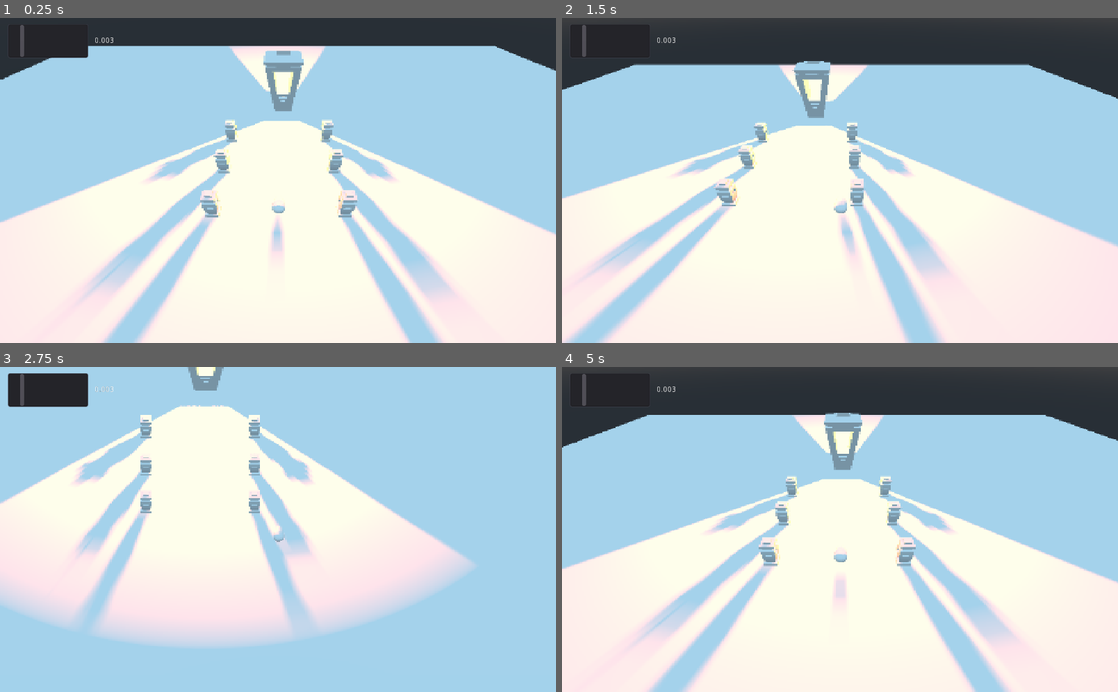
Above: before the commit, frames 1-4 (two rows, left to right).
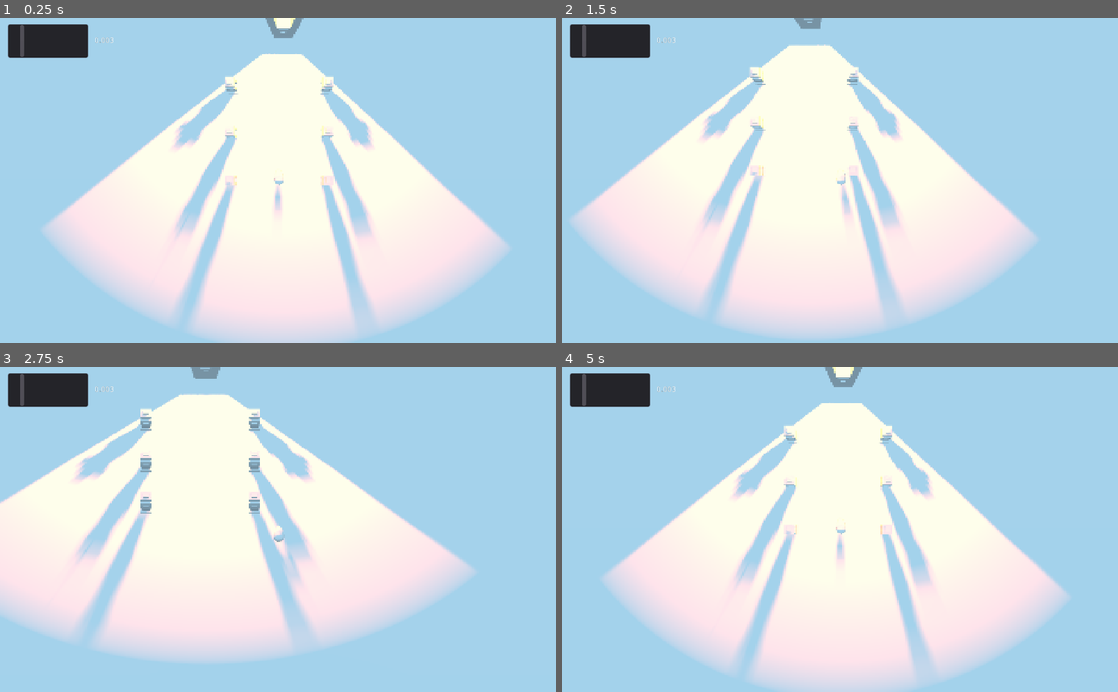
Above: after the commit, the same moments.

Repository: EpEpDragon/Project-Almond
Game: Godot game, scene res://Scenes/Spatial.tscn
Same seed, same stepped clock (60 frames per second), same inputs: the game is played once before the commit and once after it.
Inputs:
- Up to frame 1 (0.25 s): no input
- Up to frame 2 (1.5 s): hold D (right) 0.53-1.28 s; tap C (change_camera) at 0.6, 1.35 s; hold S (backward) from 1.28 s (still down)
- Up to frame 3 (2.75 s): release S (backward) at 2.03 s; hold D (right) from 2.03 s (still down); tap C (change_camera) at 2.1 s
- Up to frame 4 (5 s): release D (right) at 2.78 s; hold W (forward) 2.78-3.53 s; tap C (change_camera) at 2.85, 3.6, 4.35 s; hold A (left) from 3.53 s (still down)

The runs differ from the first frame. In frame 1, 45% of the frame differs, in the area x 0-100%, y 0-100%; in frame 2, 50%; in frame 3, 9.3%; in frame 4, 50%.

Commit message:
Daft fix 1.0
1. Almond rolling.
2. Code clean.
3. Camera adjust.

Diff:
--- a/Pixelatorifier/Pixel_Canvas_Setup.gd
+++ b/Pixelatorifier/Pixel_Canvas_Setup.gd
@@ -10,5 +10,4 @@
 	margin_bottom = get_viewport_rect().size.y
 
 	pixel_clamp = get_child(0).value
-	print(pixel_clamp)
 	self.get_material().set_shader_param("pixel_clamp", pixel_clamp)
--- a/Scenes/Spatial.tscn
+++ b/Scenes/Spatial.tscn
@@ -1,19 +1,12 @@
 [gd_scene load_steps=13 format=2]
 
-[ext_resource path="res://Meshes/World/Monolith_large.obj" type="ArrayMesh" id=1]
-[ext_resource path="res://Scripts/Alm_bearer.gd" type="Script" id=2]
-[ext_resource path="res://Meshes/Player/Alm_bearer.obj" type="ArrayMesh" id=3]
+[ext_resource path="res://Scripts/Alm_bearer.gd" type="Script" id=1]
+[ext_resource path="res://Meshes/Player/Alm_bearer.obj" type="ArrayMesh" id=2]
+[ext_resource path="res://Meshes/World/Monolith_large.obj" type="ArrayMesh" id=3]
 [ext_resource path="res://Meshes/World/Monolith_small.obj" type="ArrayMesh" id=4]
 [ext_resource path="res://Pixelatorifier/Pixel_Material.tres" type="Material" id=5]
 [ext_resource path="res://Pixelatorifier/Pixel_Canvas_Setup.gd" type="Script" id=6]
 [ext_resource path="res://Scripts/Label.gd" type="Script" id=7]
-
-
-
-
-
-
-
 
 [sub_resource type="CapsuleShape" id=1]
 height = 1.36605
@@ -36,12 +29,41 @@
 
 [node name="Spatial" type="Spatial"]
 
-[node name="Monolith1" type="MeshInstance" parent="."]
-transform = Transform( 2, 2.62268e-007, 1.74846e-007, -2.62268e-007, 2, 8.74228e-008, -1.74846e-007, -8.74228e-008, 2, 0.987381, 0.999999, -32.7075 )
-mesh = ExtResource( 1 )
+[node name="Player" type="RigidBody" parent="."]
+transform = Transform( 1, 0, 0, 0, 1, 0, 0, 0, 1, 0, 1.04993, 0 )
+axis_lock_angular_x = true
+axis_lock_angular_y = true
+axis_lock_angular_z = true
+script = ExtResource( 1 )
+
+[node name="Orthogonal" type="Camera" parent="Player"]
+transform = Transform( 1, 0, 0, 0, 0.642788, 0.766044, 0, -0.766044, 0.642788, 0, 41.0974, 32.6239 )
+projection = 1
+current = true
+size = 60.0
+far = 947.1
+
+[node name="Perspective" type="Camera" parent="Player"]
+transform = Transform( 1, 0, 0, 0, -4.37114e-008, 1, 0, -1, -4.37114e-008, 0, 50, 0 )
+current = true
+far = 256.7
+
+[node name="CollisionShape" type="CollisionShape" parent="Player"]
+transform = Transform( 1, 0, 0, 0, 0.784921, 0, 0, 0, 1.00974, 0, -0.160047, -0.714077 )
+shape = SubResource( 1 )
+
+[node name="Alm_bearer" type="MeshInstance" parent="Player"]
+transform = Transform( 1.91069e-015, -4.37114e-008, 1, -1, -4.37114e-008, 0, 4.37114e-008, -1, -4.37114e-008, 0, 0, 0 )
+mesh = ExtResource( 2 )
 material/0 = null
 
-[node name="OmniLight" type="OmniLight" parent="Monolith1"]
+[node name="Light Well" type="MeshInstance" parent="."]
+editor/display_folded = true
+transform = Transform( 2, 2.62268e-007, 1.74846e-007, -2.62268e-007, 2, 8.74228e-008, -1.74846e-007, -8.74228e-008, 2, 0.987381, 0.999999, -32.7075 )
+mesh = ExtResource( 3 )
+material/0 = null
+
+[node name="OmniLight" type="OmniLight" parent="Light Well"]
 transform = Transform( 0.5, -6.55671e-008, -4.37114e-008, 6.55671e-008, 0.5, -2.18557e-008, 4.37114e-008, 2.18557e-008, 0.5, 0.072524, 3.52102, 0.864174 )
 light_color = Color( 1, 0.494118, 0, 1 )
 light_energy = 16.0
@@ -50,31 +72,6 @@
 omni_range = 68.8
 omni_attenuation = 0.574348
 omni_shadow_mode = 0
-
-[node name="RigidBody" type="RigidBody" parent="."]
-transform = Transform( 1, 0, 0, 0, 1, 0, 0, 0, 1, 0, 1.04993, 0 )
-script = ExtResource( 2 )
-
-[node name="Orthogonal" type="Camera" parent="RigidBody"]
-transform = Transform( 1, 0, 0, 0, 0.642788, 0.766044, 0, -0.766044, 0.642788, 0, 41.0974, 32.6239 )
-projection = 1
-current = true
-size = 60.0
-far = 947.1
-
-[node name="Perspective" type="Camera" parent="RigidBody"]
-transform = Transform( 1, 0, 0, 0, 0.707107, 0.707107, 0, -0.707107, 0.707107, 0, 27.7023, 21.8127 )
-current = true
-far = 256.7
-
-[node name="CollisionShape" type="CollisionShape" parent="RigidBody"]
-transform = Transform( 1, 0, 0, 0, 0.784921, 0, 0, 0, 1.00974, 0, -0.160047, -0.714077 )
-shape = SubResource( 1 )
-
-[node name="Alm_bearer" type="MeshInstance" parent="RigidBody"]
-transform = Transform( 1.91069e-015, -4.37114e-008, 1, -1, -4.37114e-008, 0, 4.37114e-008, -1, -4.37114e-008, 0, 0, 0 )
-mesh = ExtResource( 3 )
-material/0 = null
 
 [node name="Monolith2" type="MeshInstance" parent="."]
 transform = Transform( 1, 1.31134e-007, 8.74228e-008, -1.31134e-007, 1, 4.37114e-008, -8.74228e-008, -4.37114e-008, 1, -10, 0, 0 )
@@ -106,26 +103,28 @@
 mesh = ExtResource( 4 )
 material/0 = null
 
-[node name="StaticBody" type="StaticBody" parent="."]
+[node name="Floor" type="StaticBody" parent="."]
+editor/display_folded = true
 transform = Transform( 1.85116, 0, 0, 0, 1, 0, 0, 0, 1.87907, 3.37737, 0, 0.657561 )
 
-[node name="MeshInstance" type="MeshInstance" parent="StaticBody"]
+[node name="MeshInstance" type="MeshInstance" parent="Floor"]
 transform = Transform( 50.0833, 0, 0, 0, 50.0833, 0, 0, 0, 50.0832, -0.029225, 0.0712891, -0.00039993 )
 mesh = SubResource( 2 )
 material/0 = SubResource( 4 )
 
-[node name="CollisionShape" type="CollisionShape" parent="StaticBody"]
+[node name="CollisionShape" type="CollisionShape" parent="Floor"]
 transform = Transform( 50.0269, 0, 0, 0, 1, 0, 0, 0, 49.7103, 0, -0.988648, 0 )
 shape = SubResource( 5 )
 
-[node name="ColorRect" type="ColorRect" parent="."]
+[node name="Pixelatorifier" type="ColorRect" parent="."]
+editor/display_folded = true
 material = ExtResource( 5 )
 anchor_right = 0.22
 margin_right = 797.72
 margin_bottom = 600.0
 script = ExtResource( 6 )
 
-[node name="HScrollBar" type="HScrollBar" parent="ColorRect"]
+[node name="HScrollBar" type="HScrollBar" parent="Pixelatorifier"]
 margin_left = 14.3759
 margin_top = 10.7048
 margin_right = 163.376
@@ -134,7 +133,7 @@
 step = 0.001
 value = 0.003
 
-[node name="Label" type="Label" parent="ColorRect/HScrollBar"]
+[node name="Label" type="Label" parent="Pixelatorifier/HScrollBar"]
 margin_left = 160.0
 margin_top = 24.0
 margin_right = 270.0
